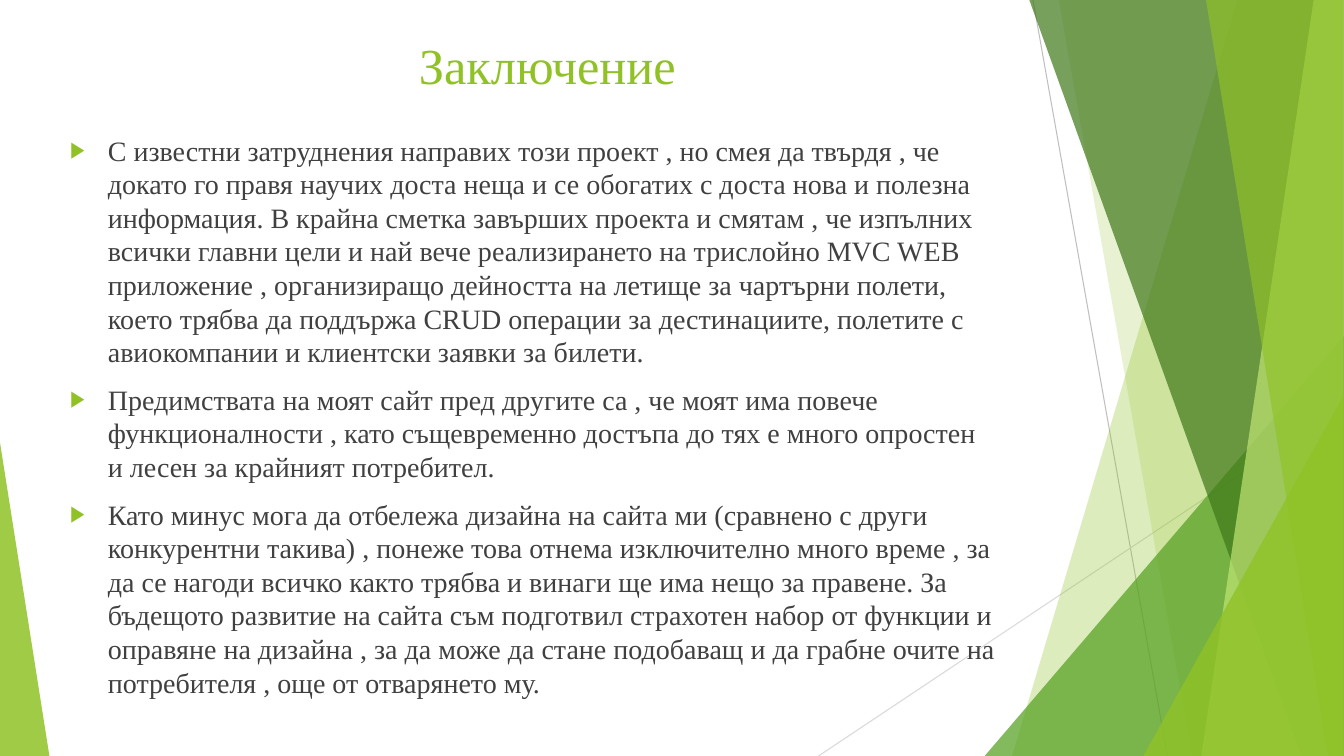
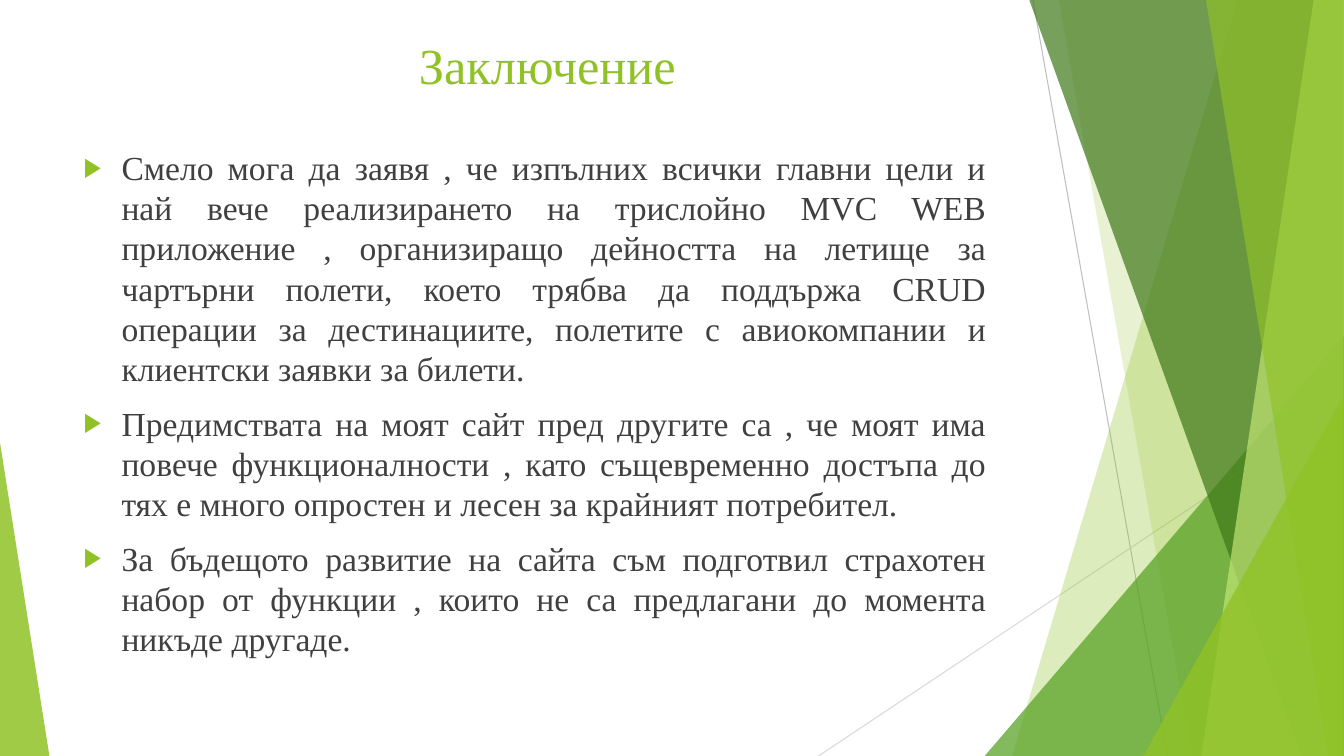
Before and after one commit to naskokolevmaka/Diploment-Proekt, a slide deck: slide 13 of Дипломна работа - Атанас Георгиев Колев - Презентация.pptx (slide 12 before the commit). Drawn at 1344x756 pixels with LibreOffice and Linux fonts; fonts in the diff are those of the drawing. Boxes give left, top, right and bottom in pixels: in the first picture for what was removed or moved away, otherwise in the second. Text is boxed around its words. In the diff, an @@ line names an element or a change of style, - is before the commit and + after.

```diff
--- a/Дипломна работа - Атанас Георгиев Колев - Презентация.pptx
+++ b/Дипломна работа - Атанас Георгиев Колев - Презентация.pptx
@@ text "Смело мога да заявя , ...": place and size @@
-text "Смело мога да заявя , ..." at (108,142,994,698)
+text "Смело мога да заявя , ..." at (122,157,986,658)
@@ text at (122,157,986,382): text changed; size 20 to 24 pt @@
-▶ С известни затруднения направих този проект , но смея да твърдя , че докато го правя научих доста неща и се обогатих с доста нова и полезна информация. В крайна сметка завърших проекта и смятам , че изпълних всички главни цели и най вече реализирането на трислойно MVC WEB приложение , организиращо дейността на летище за чартърни полети, което трябва да поддържа CRUD операции за дестинациите, полетите с авиокомпании и клиентски заявки за билети.
+▶ Смело мога да заявя , че изпълних всички главни цели и най вече реализирането на трислойно MVC WEB приложение , организиращо дейността на летище за чартърни полети, което трябва да поддържа CRUD операции за дестинациите, полетите с авиокомпании и клиентски заявки за билети.
@@ text at (122,413,986,523): size 20 to 24 pt in "Предимствата на моят сайт пред другите са ..."; alignment left to justified @@
@@ text at (122,547,986,658): text changed; size 20 to 24 pt @@
-▶ Като минус мога да отбележа дизайна на сайта ми (сравнено с други конкурентни такива) , понеже това отнема изключително много време , за да се нагоди всичко както трябва и винаги ще има нещо за правене. За бъдещото развитие на сайта съм подготвил страхотен набор от функции и оправяне на дизайна , за да може да стане подобаващ и да грабне очите на потребителя , още от отварянето му.
+▶ За бъдещото развитие на сайта съм подготвил страхотен набор от функции , които не са предлагани до момента никъде другаде.
```
Also in this commit, not shown: 8 other slides changed, 2 slides added.
